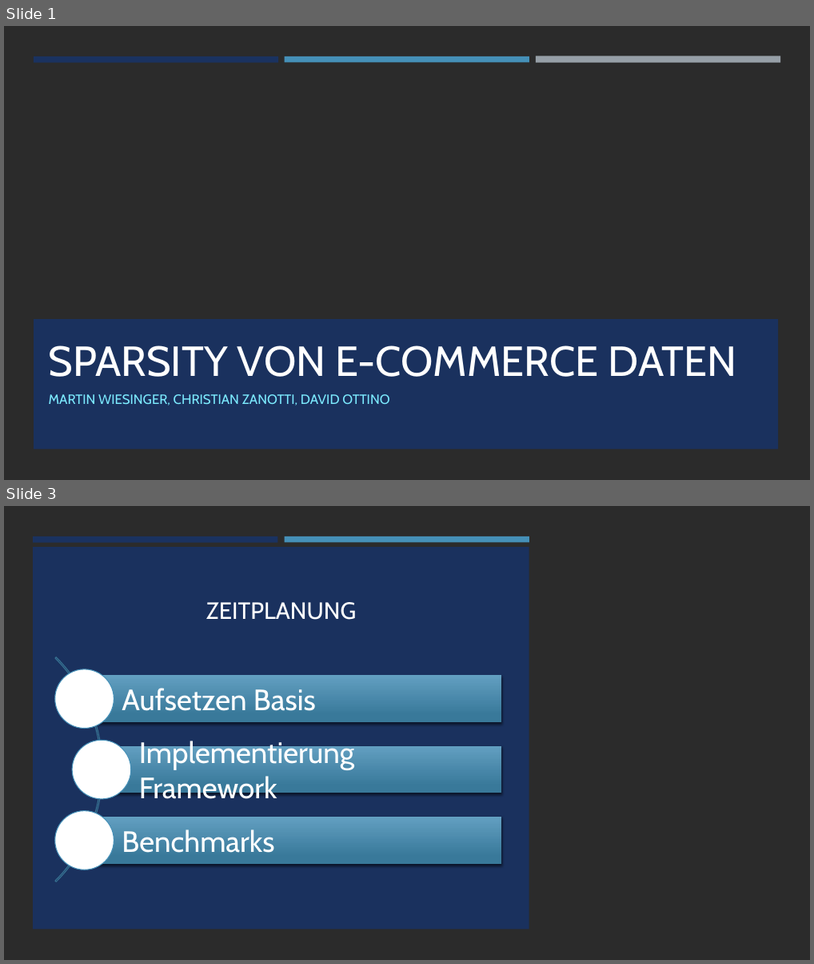
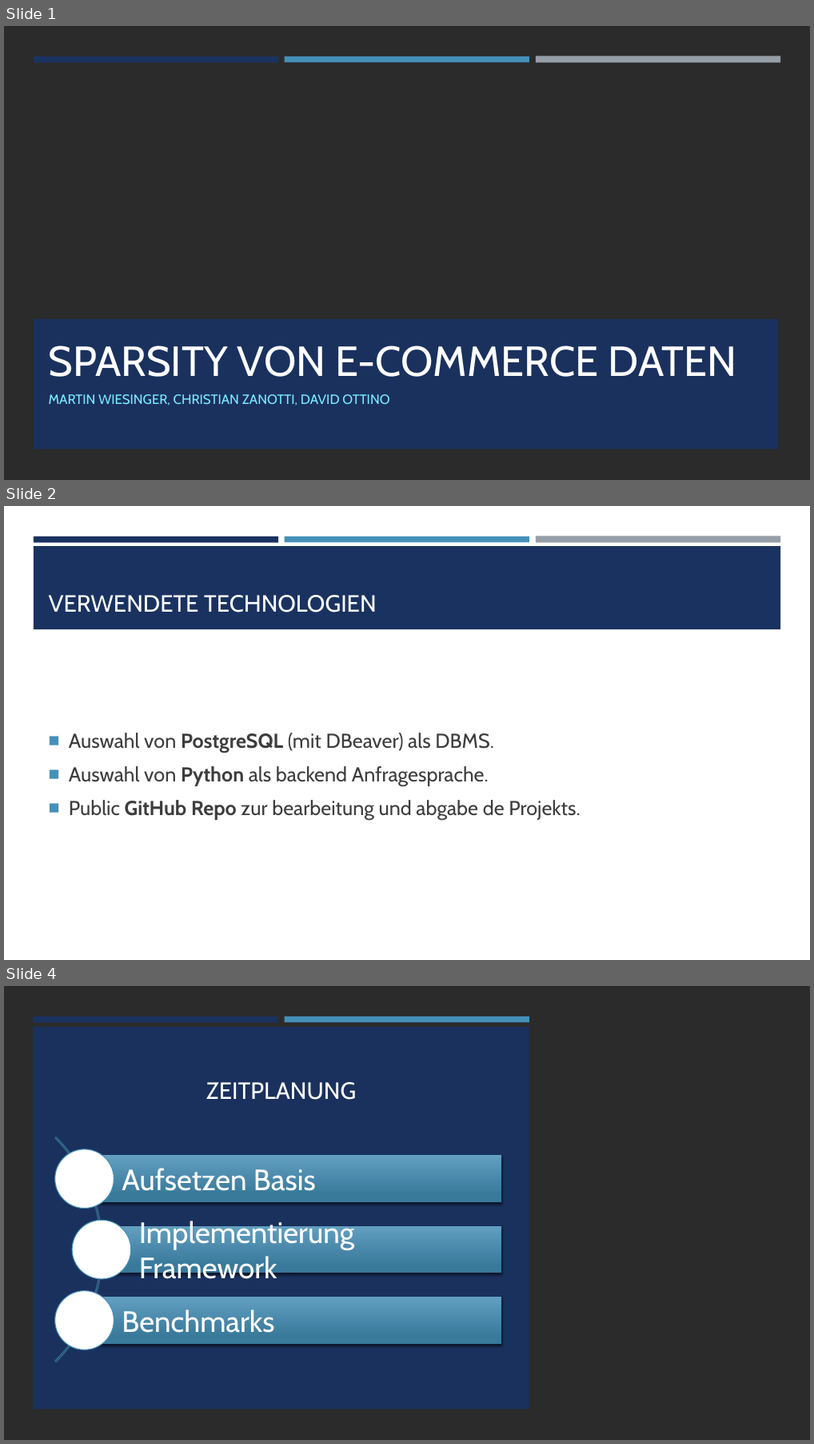
Before and after one commit to DavidOttino/Datenmanagement-jenseits-von-Relationen, a slide deck: projektaufgabe_1/Abschlusspraesentation_proj1.pptx. Shown one above the other, each under a label of ours: slides 1 and 3 before the commit, slides 1, 2 and 4 after it; the slides between them are not shown. The pictures are 814x964 and 814x1444 pixels, drawn with LibreOffice and Linux fonts; fonts in the diff are those of the drawing; background and template pictures are left out; a plain dark background stands for a picture behind light text. Boxes give left, top, right and bottom in pixels: in the first picture for what was removed or moved away, otherwise in the second. Text is boxed around its words. In the diff, an @@ line names an element or a change of style, - is before the commit and + after.

```diff
--- a/projektaufgabe_1/Abschlusspraesentation_proj1.pptx
+++ b/projektaufgabe_1/Abschlusspraesentation_proj1.pptx
@@ slide 2 added at box(4, 506, 810, 960), background #FFFFFF @@
@@ rectangle added at box(34, 536, 278, 542), fill #1A3260 @@
@@ rectangle added at box(34, 546, 782, 629), fill #1A3260 @@
@@ rectangle added at box(285, 536, 530, 542), fill #4590B8 @@
@@ rectangle added at box(536, 536, 781, 543), fill #969FA7 @@
@@ title added at box(49, 595, 377, 612), 28 pt, text #FFFFFF @@
+VERWENDETE TECHNOLOGIEN
@@ text added at box(69, 732, 580, 820), 24 pt, text #3D3D3D @@
+■ Auswahl von PostgreSQL (mit DBeaver) als DBMS.
+■ Auswahl von Python als backend Anfragesprache.
+■ Public GitHub Repo zur bearbeitung und abgabe de Projekts.
@@ what was slide 3 is now slide 4 @@
```
Also in this commit, not shown: 3 other slides added, 1 slide removed.
